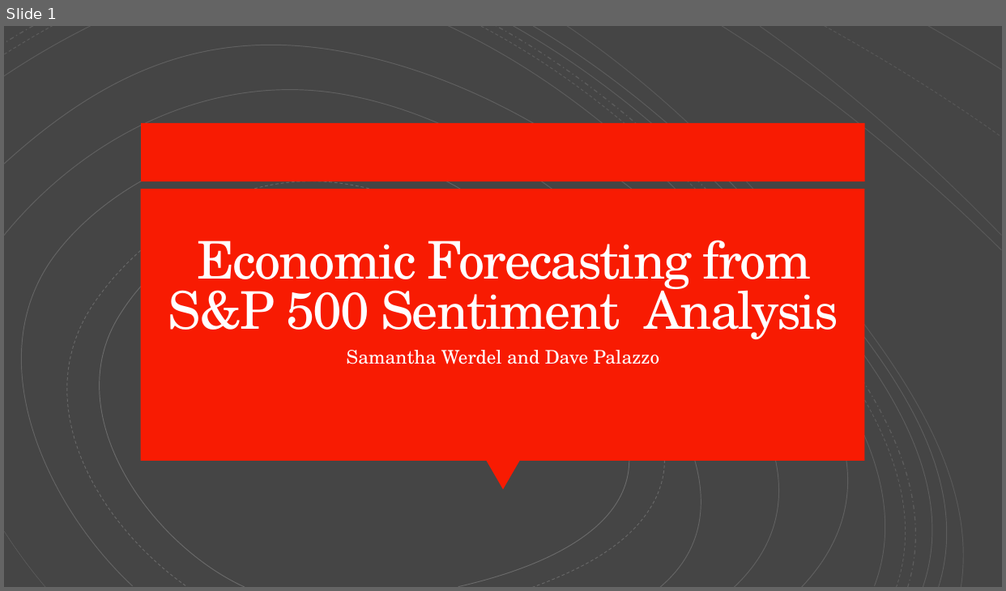
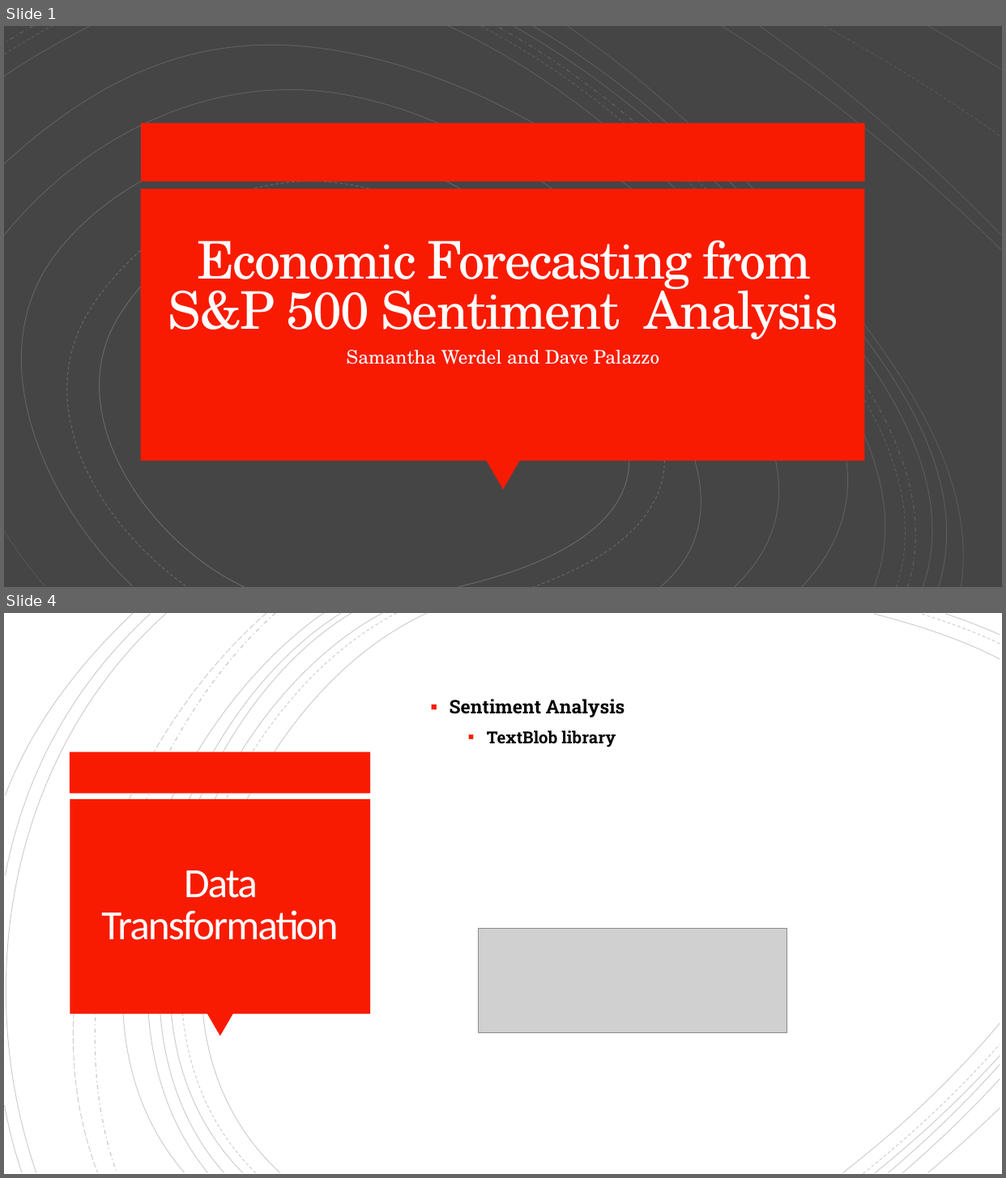
Before and after one commit to davepalazzo/Sentiment_Analysis_S-P_500, a slide deck: Economic_Forecasting.pptx. Shown one above the other, each under a label of ours: slide 1 before the commit, slides 1 and 4 after it; the slides between them are not shown. The pictures are 1006x591 and 1006x1178 pixels, drawn with LibreOffice and Linux fonts; fonts in the diff are those of the drawing; grey boxes stand for pictures. Boxes give left, top, right and bottom in pixels: in the first picture for what was removed or moved away, otherwise in the second. Text is boxed around its words. In the diff, an @@ line names an element or a change of style, - is before the commit and + after.

```diff
--- a/Economic_Forecasting.pptx
+++ b/Economic_Forecasting.pptx
@@ slide 4 added at <box>4,613,1002,1174</box>, background #FFFFFF @@
@@ group added at <box>4,613,1000,1174</box>: 21 freeform shapes @@
@@ text added at <box>450,699,624,747</box>, 18 pt, text #000000, bold @@
+▪ Sentiment Analysis
+  ▪ TextBlob library
@@ rectangle added at <box>70,752,371,794</box>, fill #F81B02 @@
@@ rectangle added at <box>70,799,370,1014</box>, fill #F81B02 @@
@@ title added at <box>101,871,338,940</box>, 40 pt, text #FFFEFF @@
+Data Transformation
@@ picture added at <box>479,929,787,1033</box> @@
@@ triangle added at <box>206,1014,233,1037</box>, fill #F81B02 @@
```
Also in this commit, not shown: 2 other slides added, 1 slide removed, 1 other file.
